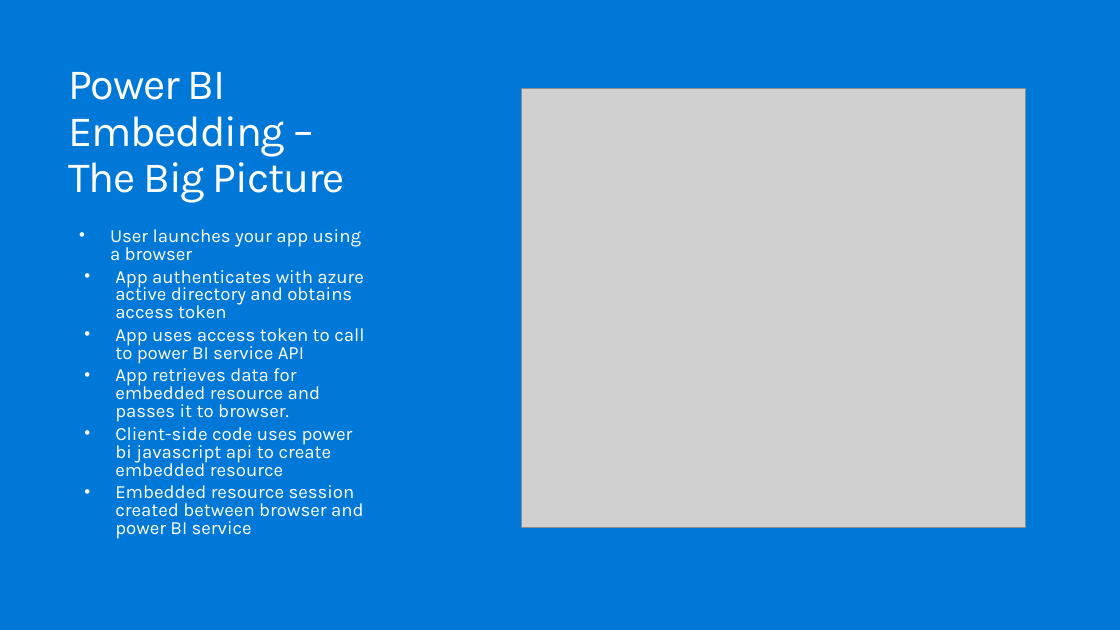
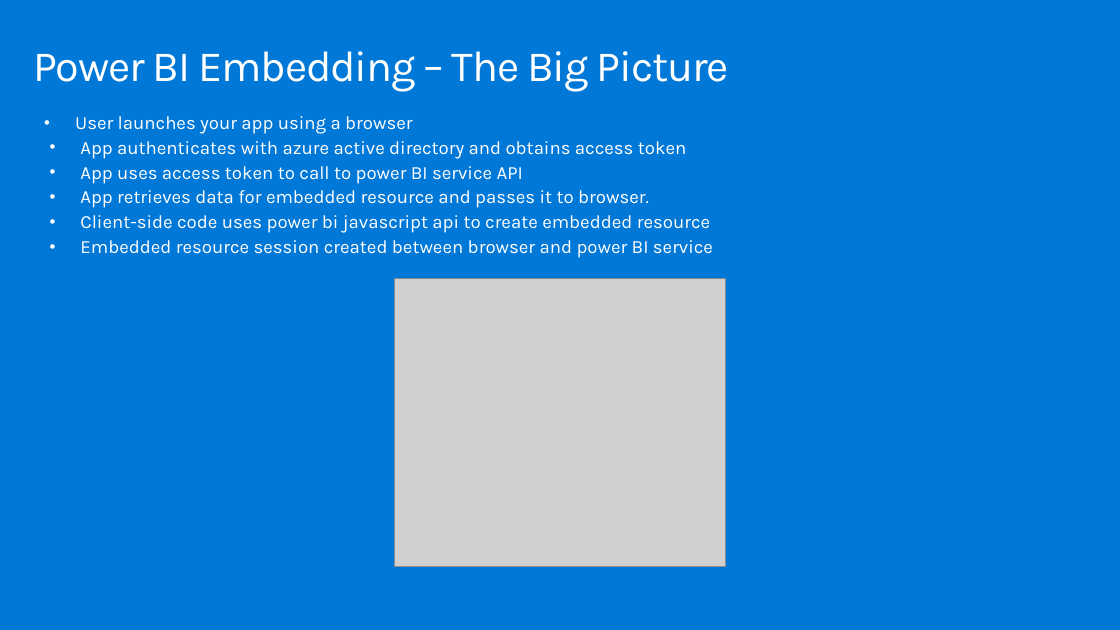
Before and after one commit to hnc198/AzurePowerBI, a slide deck: slide 7 of Hands-on Modules/Embedding/1. What is Power BI Embedded.pptx (slide 9 before the commit). Drawn at 1120x630 pixels with LibreOffice and Linux fonts; fonts in the diff are those of the drawing; grey boxes stand for pictures. Boxes give left, top, right and bottom in pixels: in the first picture for what was removed or moved away, otherwise in the second. Text is boxed around its words. In the diff, an @@ line names an element or a change of style, - is before the commit and + after.

```diff
--- a/Hands-on Modules/Embedding/1. What is Power BI Embedded.pptx
+++ b/Hands-on Modules/Embedding/1. What is Power BI Embedded.pptx
@@ title "Power BI Embedding – The ..." rewrapped from (68, 72, 345, 203) to (33, 51, 729, 92) @@
@@ text "User launches your app using ...": place and size @@
-text "User launches your app using ..." at (110, 229, 364, 539)
+text "User launches your app using ..." at (75, 116, 713, 258)
@@ text "User launches your app using ..." at (75, 116, 713, 258): line spacing 0.8 to 0.9 @@
@@ picture: place and size @@
-picture at (521, 89, 1025, 528)
+picture at (395, 279, 726, 567)
```
Also in this commit, not shown: 6 other slides changed, 8 slides added, 1 slide removed, 4 other files.
